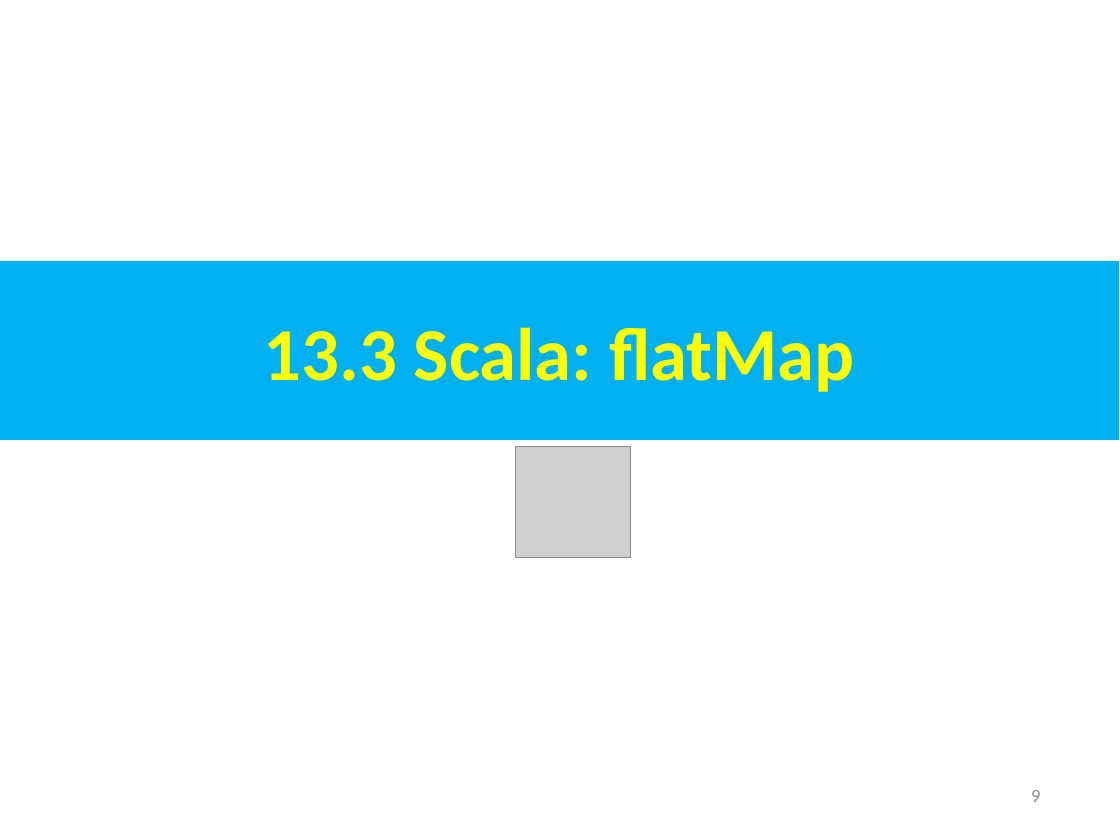
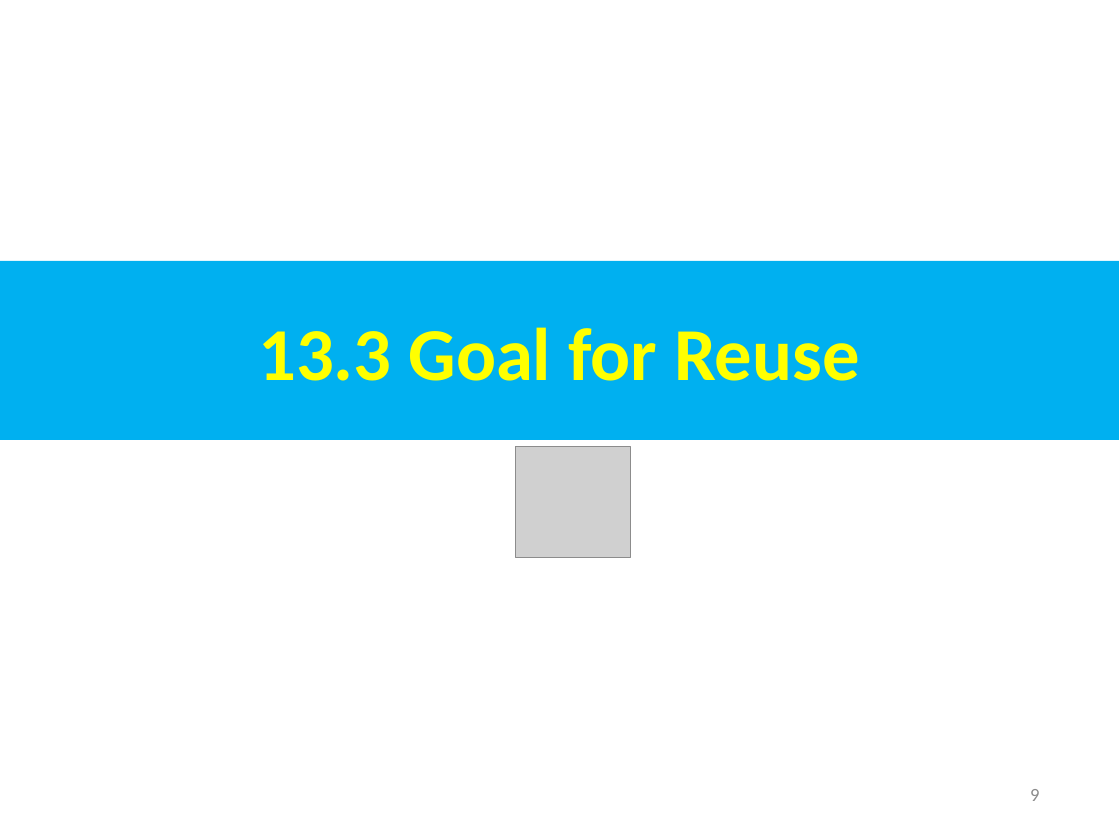
Before and after one commit to peterhchen/AIU_CS800_Chisel, a slide deck: slide 9 of 500_UCSC_HWD/013_Queue/001_Video/013.Queue.ppt. Drawn at 1120x840 pixels with LibreOffice and Linux fonts; fonts in the diff are those of the drawing; grey boxes stand for pictures. Boxes give left, top, right and bottom in pixels: in the first picture for what was removed or moved away, otherwise in the second. Text is boxed around its words. In the diff, an @@ line names an element or a change of style, - is before the commit and + after.

```diff
--- a/500_UCSC_HWD/013_Queue/001_Video/013.Queue.ppt
+++ b/500_UCSC_HWD/013_Queue/001_Video/013.Queue.ppt
@@ text in rectangle at (258, 327, 860, 381): text changed @@
-13.3 Scala: flatMap
+13.3 Goal for Reuse
```
Also in this commit, not shown: 20 other slides changed, 7 slides added, 30 slides removed.
